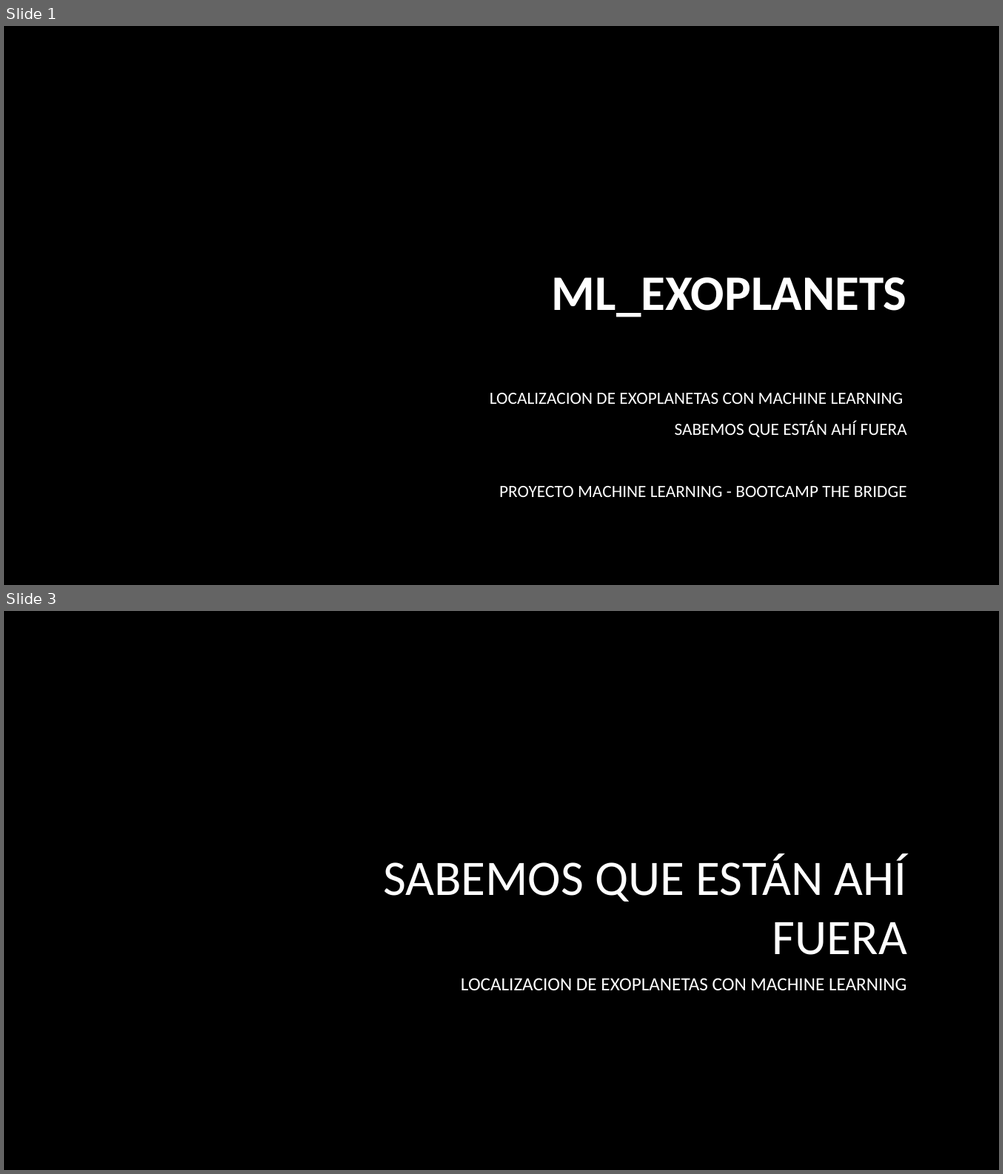
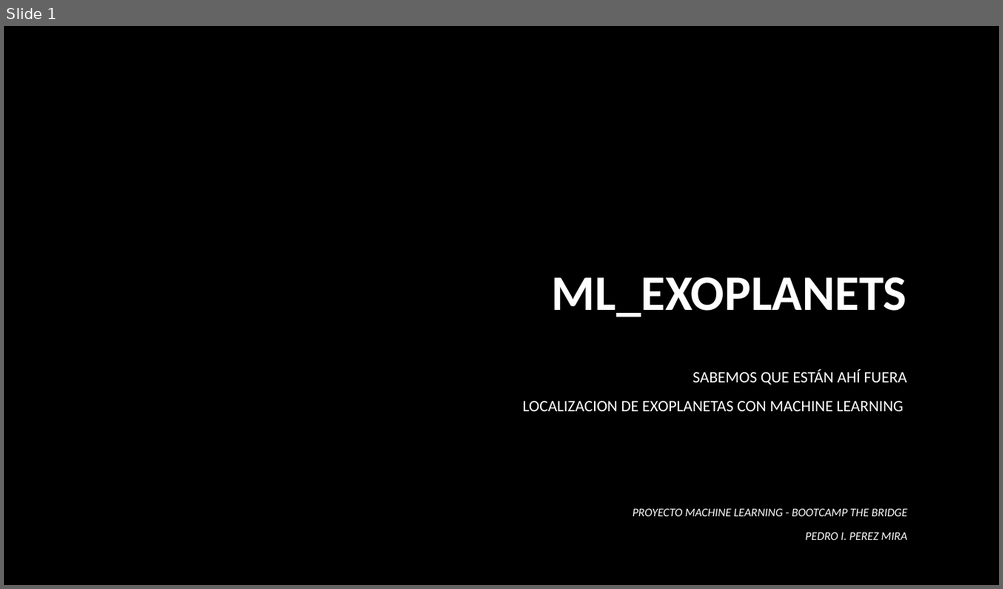
Before and after one commit to PIPM2001/ML_EXOPLANETS, a slide deck: ML_EXOPLANETS.pptx. Shown one above the other, each under a label of ours: slides 1 and 3 before the commit, slide 1 after it; the slides between them are not shown. The pictures are 1003x1174 and 1003x589 pixels, drawn with LibreOffice and Linux fonts; fonts in the diff are those of the drawing; background and template pictures are left out. Boxes give left, top, right and bottom in pixels: in the first picture for what was removed or moved away, otherwise in the second. Text is boxed around its words. In the diff, an @@ line names an element or a change of style, - is before the commit and + after.

```diff
--- a/ML_EXOPLANETS.pptx
+++ b/ML_EXOPLANETS.pptx
@@ slide 3 removed at box(4, 611, 999, 1170), background picture (left out) @@
@@ title removed at box(383, 854, 907, 955) @@
-SABEMOS QUE ESTÁN AHÍ FUERA
@@ subtitle removed at box(461, 978, 907, 991) @@
-LOCALIZACION DE EXOPLANETAS CON MACHINE LEARNING
@@ slide 1 changed as well @@
@@ subtitle "SABEMOS QUE ESTÁN AHÍ FUERA": place and size @@
-subtitle "SABEMOS QUE ESTÁN AHÍ FUERA" at box(489, 393, 907, 497)
+subtitle "SABEMOS QUE ESTÁN AHÍ FUERA" at box(523, 369, 907, 412)
@@ subtitle at box(692, 369, 907, 385): paragraph added @@
+SABEMOS QUE ESTÁN AHÍ FUERA
@@ subtitle at box(523, 401, 903, 412): size 16.6 to 15.3 pt in "LOCALIZACION DE EXOPLANETAS CON MACHINE LEARNING" @@
@@ subtitle at box(499, 421, 907, 497): paragraphs removed @@
-SABEMOS QUE ESTÁN AHÍ FUERA
-PROYECTO MACHINE LEARNING - BOOTCAMP THE BRIDGE
@@ text added at box(632, 508, 908, 540), 11.2 pt, text #FFFFFF, italic @@
+PROYECTO MACHINE LEARNING - BOOTCAMP THE BRIDGE
+PEDRO I. PEREZ MIRA
```
Also in this commit, not shown: 1 other slide changed, 10 slides added, 1 other file.
